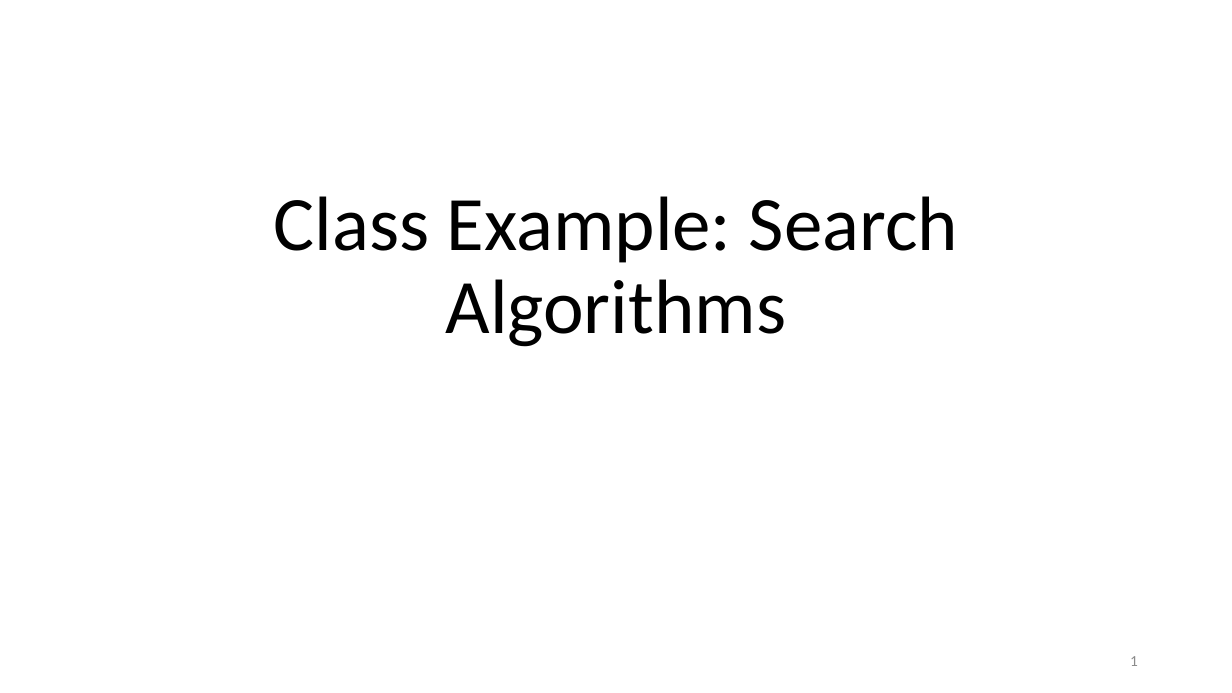
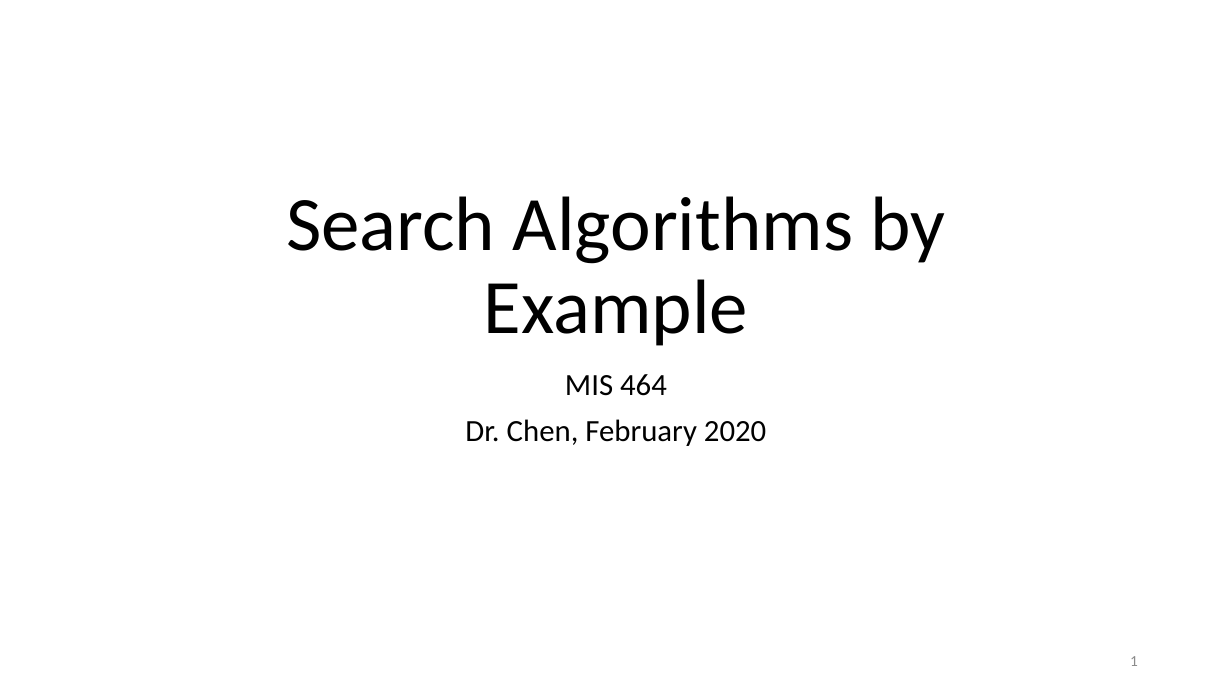
Before and after one commit to ailab-ua/courses, a slide deck: slide 1 of resources/Solution.pptx. Drawn at 1232x693 pixels with LibreOffice and Linux fonts; fonts in the diff are those of the drawing. Boxes give left, top, right and bottom in pixels: in the first picture for what was removed or moved away, otherwise in the second. Text is boxed around its words. In the diff, an @@ line names an element or a change of style, - is before the commit and + after.

```diff
--- a/resources/Solution.pptx
+++ b/resources/Solution.pptx
@@ title at [286,196,946,346]: text changed @@
-Class Example: Search Algorithms
+Search Algorithms by Example
@@ subtitle added at [465,374,766,446], 24 pt, text #000000 @@
+MIS 464
+Dr. Chen, February 2020
```
